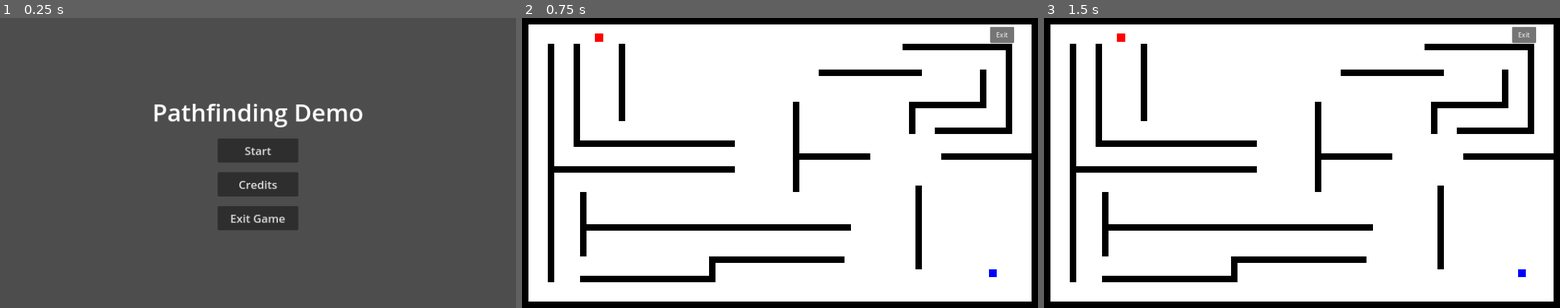
Above: before the commit, frames 1-3 (left to right).
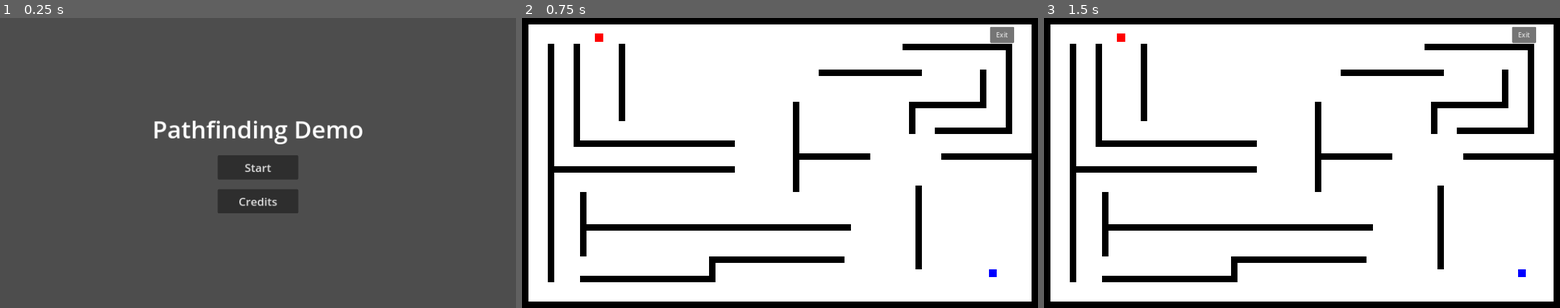
Above: after the commit, the same moments.

Repository: anu-prakash-dev/pathfinding-demo
Game: Godot game, scene res://Menus/start_menu.tscn
Same seed, same stepped clock (60 frames per second), same inputs: the game is played once before the commit and once after it.
Inputs:
- Up to frame 1 (0.25 s): no input
- Up to frame 2 (0.75 s): click "Start" at 0.5 s
- Up to frame 3 (1.5 s): tap Enter at 1.25 s; hold Right (ui_right) from 1.28 s (still down)

The runs differ from the first frame. In frame 1, 5.2% of the frame differs, in the area x 29-71%, y 29-74%; in frame 2, nothing differs; in frame 3, nothing differs.

Commit message:
Remove Exit button from start menu and add creator in credits

Diff:
--- a/src/Menus/start_menu.tscn
+++ b/src/Menus/start_menu.tscn
@@ -47,6 +47,7 @@
 text = "Credits"
 
 [node name="ExitButton" type="Button" parent="CenterContainer/VBoxContainer"]
+visible = false
 custom_minimum_size = Vector2(200, 60)
 layout_mode = 2
 size_flags_horizontal = 4
@@ -89,6 +90,7 @@
 
 [node name="GameCredits" type="Label" parent="Credits/CenterContainer/VBoxContainer/ScrollContainer/VBoxContainer"]
 layout_mode = 2
+text = "A game by Kenneth Rodriguez"
 
 [node name="GodotLicense" type="Label" parent="Credits/CenterContainer/VBoxContainer/ScrollContainer/VBoxContainer"]
 custom_minimum_size = Vector2(750, 0)
